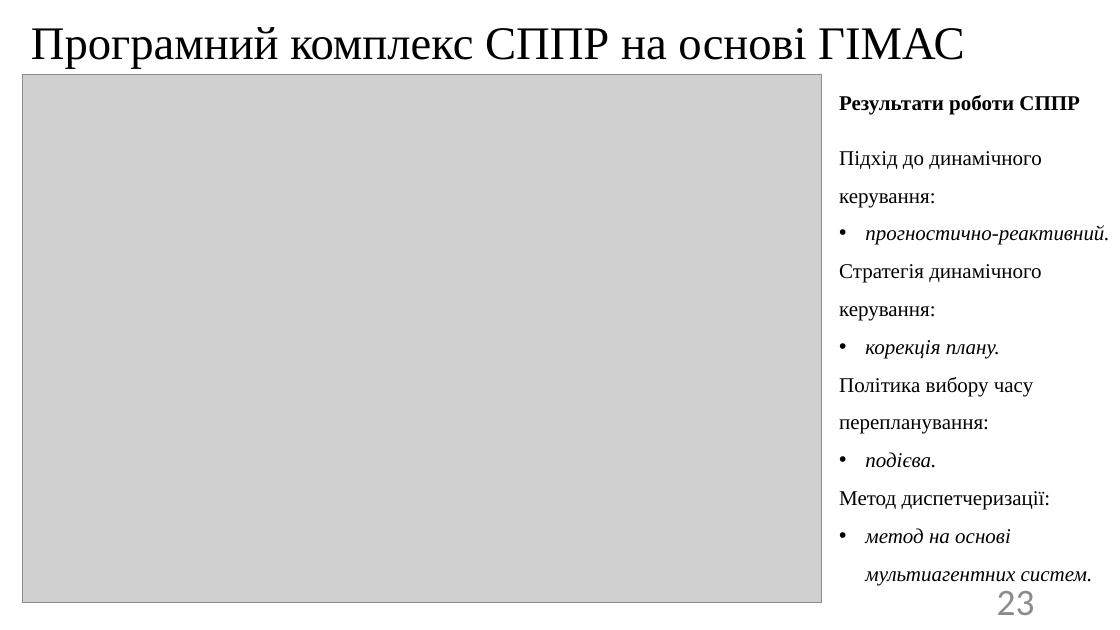
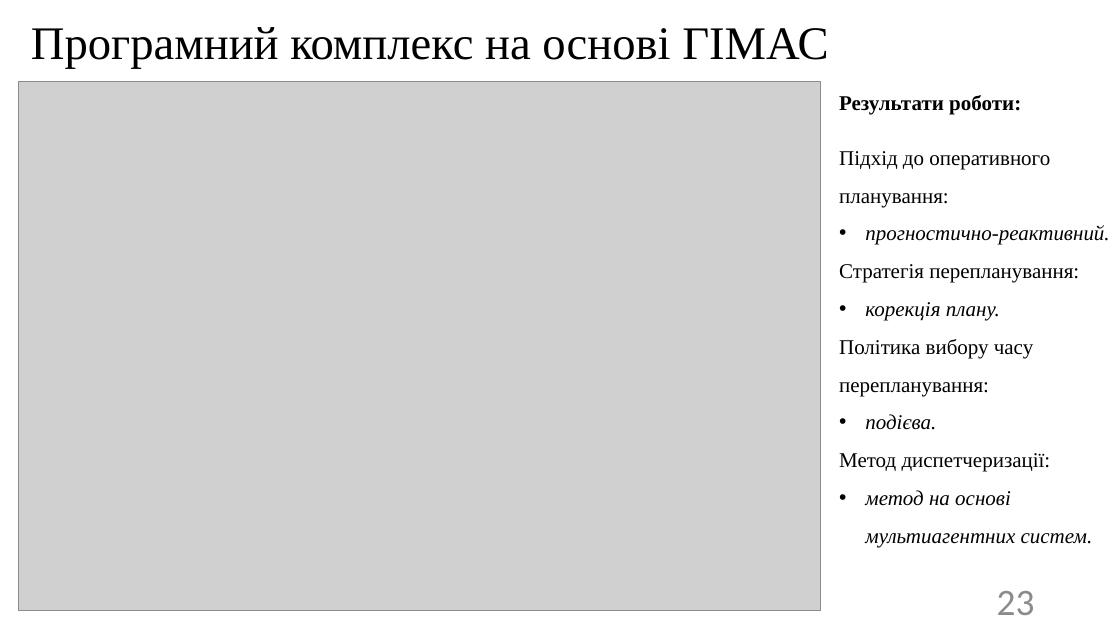
Before and after one commit to SPS-ik/diss, a slide deck: slide 23 of !pres.pptx. Drawn at 1120x630 pixels with LibreOffice and Linux fonts; fonts in the diff are those of the drawing; grey boxes stand for pictures. Boxes give left, top, right and bottom in pixels: in the first picture for what was removed or moved away, otherwise in the second. Text is boxed around its words. In the diff, an @@ line names an element or a change of style, - is before the commit and + after.

```diff
--- a/!pres.pptx
+++ b/!pres.pptx
@@ title at (31, 27, 828, 69): text changed @@
-Програмний комплекс СППР на основі ГІМАС
+Програмний комплекс на основі ГІМАС
@@ picture: place and size @@
-picture at (23, 75, 822, 602)
+picture at (18, 82, 821, 611)
@@ text at (839, 95, 1050, 207): text changed @@
-Результати роботи СППР
-Підхід до динамічного керування:
+Результати роботи:
+Підхід до оперативного планування:
@@ text at (839, 264, 1079, 283): text changed @@
-Стратегія динамічного керування:
+Стратегія перепланування:
```
Also in this commit, not shown: 10 other slides changed.
